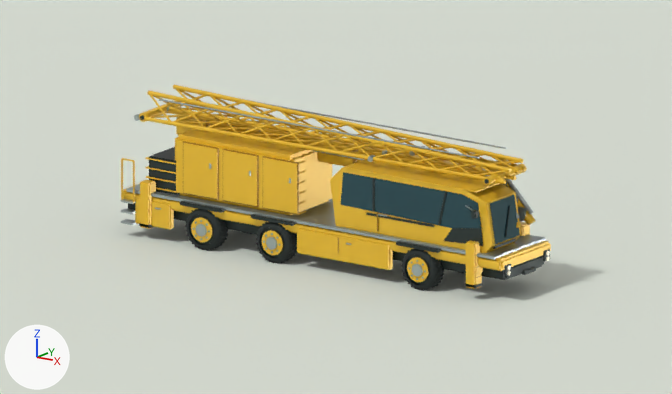
The Blender file models/cityboy.blend, before and after one commit.
One viewpoint serves both versions: the file's camera 'Studio_camera'. Arrows for +X, +Y and +Z are at lower left; the lights stay in place. The older version comes first.

The first picture shows 'CityBoy_Transport/dark', 'CityBoy_Transport/edge', 'CityBoy_Transport/glass', 'CityBoy_Transport/paint', 'CityBoy_Transport/rubber', 'CityBoy_Transport/steel', 'Studio_floor' and 1 more.
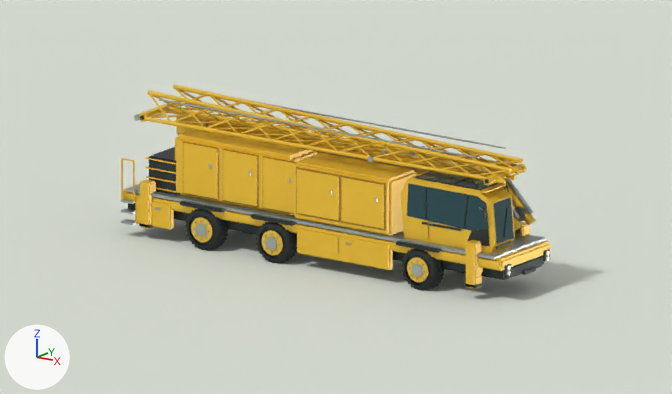
Boxes [x1, y1, x2, y2] around the edits, measured in the pictures (672 x 394 px; the box of a moved part takes in the faces that stretch with it):
'CityBoy_Transport/glass', reshaped (40% narrower, 15% shorter)
    before: [341, 172, 520, 244]
    after: [407, 183, 514, 244]
'CityBoy_Transport/roofglass', added
    after: [418, 171, 487, 189]
part 1 of me_cityboy_transport_dark, moved or reshaped
    before: [444, 228, 483, 246]
    after: [467, 229, 489, 246]
part 2 of me_cityboy_transport_dark, added
    after: [414, 171, 499, 190]
part 3 of me_cityboy_transport_dark, moved or reshaped
    before: [366, 178, 518, 249]
    after: [422, 187, 514, 249]
part 4 of me_cityboy_transport_paint, moved or reshaped
    before: [330, 160, 521, 253]
    after: [401, 179, 515, 253]
part 5 of me_cityboy_transport_paint, moved or reshaped
    before: [344, 159, 500, 193]
    after: [409, 171, 506, 193]
part 6 of me_cityboy_transport_paint, added (yellow)
    after: [297, 169, 339, 220]
part 7 of me_cityboy_transport_paint, added (yellow)
    after: [341, 177, 384, 229]
part 8 of me_cityboy_transport_paint, added
    after: [294, 152, 417, 236]
part 9 of me_cityboy_transport_edge, added
    after: [296, 167, 386, 231]
part 10 of me_cityboy_transport_glass, moved or reshaped
    before: [341, 172, 482, 228]
    after: [407, 183, 489, 231]
part 11 of me_cityboy_transport_glass, rebuilt (32% narrower)
    before: [490, 195, 520, 244]
    after: [494, 197, 514, 244]

What changed in the scene script:
```text
Change me_cityboy_transport_dark:
    used by ob_cityboy_transport_dark; parent = ob_cityboy_transport; location = (0.0, 0.0, 0.0)
    remove me_cityboy_transport_dark.from_pydata(...)  # 2384 vertices, 1440 faces; spans x -6.45..6.62, y -1.42..1.36, z 0.34..3.61
    add me_cityboy_transport_dark.from_pydata(...)  # 2488 vertices, 1510 faces; spans x -6.45..6.62, y -1.36..1.36, z 0.34..3.61
    me_cityboy_transport_dark part 1: the loose piece of 8 vertices spanning x 4.45..5.79, y -1.12..-1.11, z 1.69..2.25 is scaled about its middle by (0.579, 0.7, 1), then moved by (0.43, 0.09, 0.0)
    me_cityboy_transport_dark part 2: a new loose piece of 56 vertices spanning x 3.33..5.6, y -0.96..-0.08, z 3.28..3.31, in mat_chassis___graphite (dark grey #293332)
    me_cityboy_transport_dark part 3: 344 vertices moved from x 1.82..6.14, y -1.42..0.64, z 1.64..3.12 to x 3.64..6.15, y -1.24..0.2, z 1.64..3.12
    other edits to the shape of me_cityboy_transport_dark do not show in these pictures
Change me_cityboy_transport_paint:
    used by ob_cityboy_transport_paint; parent = ob_cityboy_transport; location = (0.0, 0.0, 0.0)
    remove me_cityboy_transport_paint.from_pydata(...)  # 6702 vertices, 2831 faces; spans x -6.49..6.49, y -1.35..1.34, z 0.41..4.2
    add me_cityboy_transport_paint.from_pydata(...)  # 6870 vertices, 2993 faces; spans x -6.49..6.49, y -1.35..1.34, z 0.41..4.2
    me_cityboy_transport_paint part 4: the loose piece of 14 vertices spanning x 0.56..6.09, y -1.09..0.31, z 1.52..3.24 is scaled about its middle by (0.579, 0.7, 1), then moved by (1.19, -0.13, 0.0)
    me_cityboy_transport_paint part 5: the loose piece of 56 vertices spanning x 1.05..5.55, y -1.12..0.34, z 3.24..3.28 is scaled about its middle by (0.579, 0.7, 1), then moved by (1.2, -0.13, 0.0)
    me_cityboy_transport_paint part 6: the loose piece of 56 vertices spanning x -1.72..-0.56, y -1.09..-1.07, z 1.67..3.11 is copied, and the copy is scaled about its middle by (1.25, 1, 0.874), then moved by (1.39, -0.16, -0.01); it spans x -0.47..0.96, y -1.25..-1.23, z 1.75..3.01
    me_cityboy_transport_paint part 7: the loose piece of 56 vertices spanning x -1.72..-0.56, y -1.09..-1.07, z 1.67..3.11 is copied, and the copy is scaled about its middle by (1.25, 1, 0.874), then moved by (2.92, -0.16, -0.01); it spans x 1.07..2.49, y -1.25..-1.23, z 1.75..3.01
    me_cityboy_transport_paint part 8: a new loose piece of 56 vertices spanning x -0.64..2.68, y -1.21..0.17, z 1.52..3.18, in mat_city_boy___warm_yellow_paint (yellow #e9b92d)
Change me_cityboy_transport_edge:
    used by ob_cityboy_transport_edge; parent = ob_cityboy_transport; location = (0.0, 0.0, 0.0)
    remove me_cityboy_transport_edge.from_pydata(...)  # 568 vertices, 490 faces; spans x -5.52..5.69, y -1.28..1.28, z 0.54..3.45
    add me_cityboy_transport_edge.from_pydata(...)  # 624 vertices, 544 faces; spans x -5.52..5.69, y -1.28..1.28, z 0.54..3.45
    me_cityboy_transport_edge part 9: the loose piece of 56 vertices spanning x -1.75..-0.53, y -1.07..-1.04, z 1.63..3.14 is copied, and the copy is scaled about its middle by (2.51, 0.769, 0.901), then moved by (2.16, -0.16, -0.01); it spans x -0.5..2.55, y -1.23..-1.21, z 1.7..3.06
    other edits to the shape of me_cityboy_transport_edge do not show in these pictures
Change me_cityboy_transport_glass:
    used by ob_cityboy_transport_glass; parent = ob_cityboy_transport; location = (0.0, 0.0, 0.0)
    remove me_cityboy_transport_glass.from_pydata(...)  # 28 vertices, 17 faces; spans x 0.94..6.11, y -1.11..0.33, z 1.81..3.12
    add me_cityboy_transport_glass.from_pydata(...)  # 28 vertices, 17 faces; spans x 3.13..6.13, y -1.02..-0.02, z 1.81..3.12
    me_cityboy_transport_glass part 10: the loose piece of 12 vertices spanning x 0.94..5.73, y -1.11..-1.1, z 2.09..3.12 is scaled about its middle by (0.579, 0.7, 1), then moved by (1.19, 0.08, 0.0)
    me_cityboy_transport_glass part 11: the loose piece of 4 vertices spanning x 5.92..6.11, y -0.98..0.2, z 1.81..2.96 is rebuilt with 4 vertices and now spans x 6.02..6.13, y -0.93..-0.11, z 1.81..2.96
    other edits to the shape of me_cityboy_transport_glass do not show in these pictures
Add me_cityboy_transport_roofglass:
    me_cityboy_transport_roofglass.from_pydata([(3.4, -0.92, 3.31), (5.54, -0.92, 3.31), (5.54, -0.12, 3.31), (3.4, -0.12, 3.31)], [], [(0, 1, 2, 3)])
    me_cityboy_transport_roofglass.materials.append(mat_cab___roof_window_becomes_crane_windshield)  # dark cyan #315962
Add ob_cityboy_transport_roofglass:
    ob_cityboy_transport_roofglass = bpy.data.objects.new('CityBoy_Transport/roofglass', me_cityboy_transport_roofglass)
    ob_cityboy_transport_roofglass.parent = ob_cityboy_transport
    ob_cityboy_transport_roofglass.location = (0.0, 0.0, 0.0)
```
